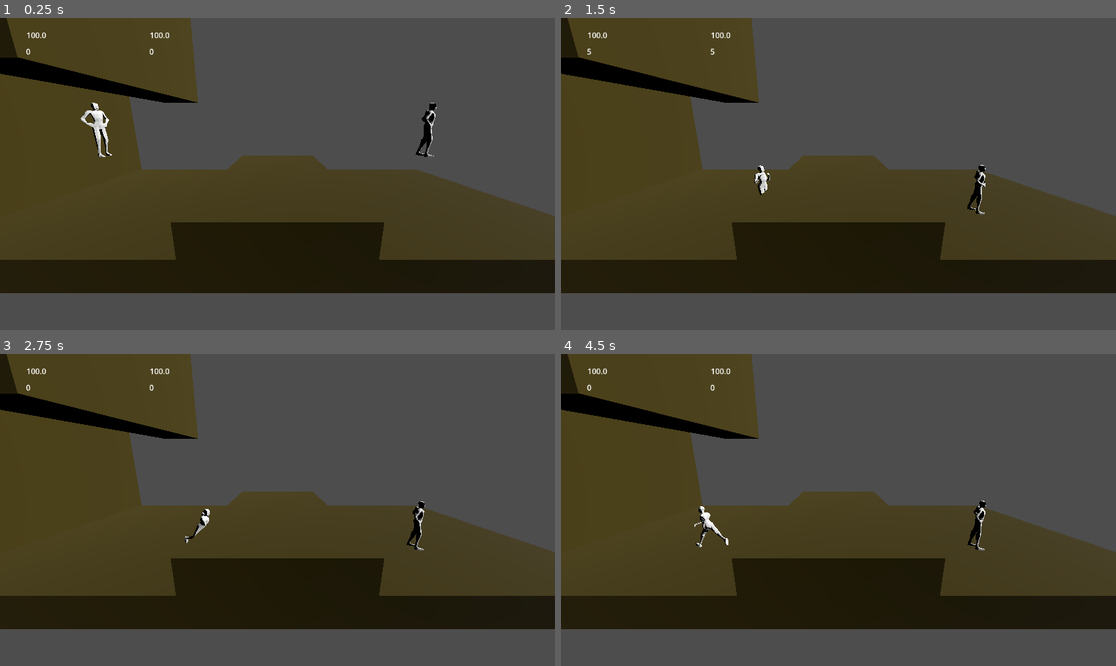
Above: before the commit, frames 1-4 (two rows, left to right).
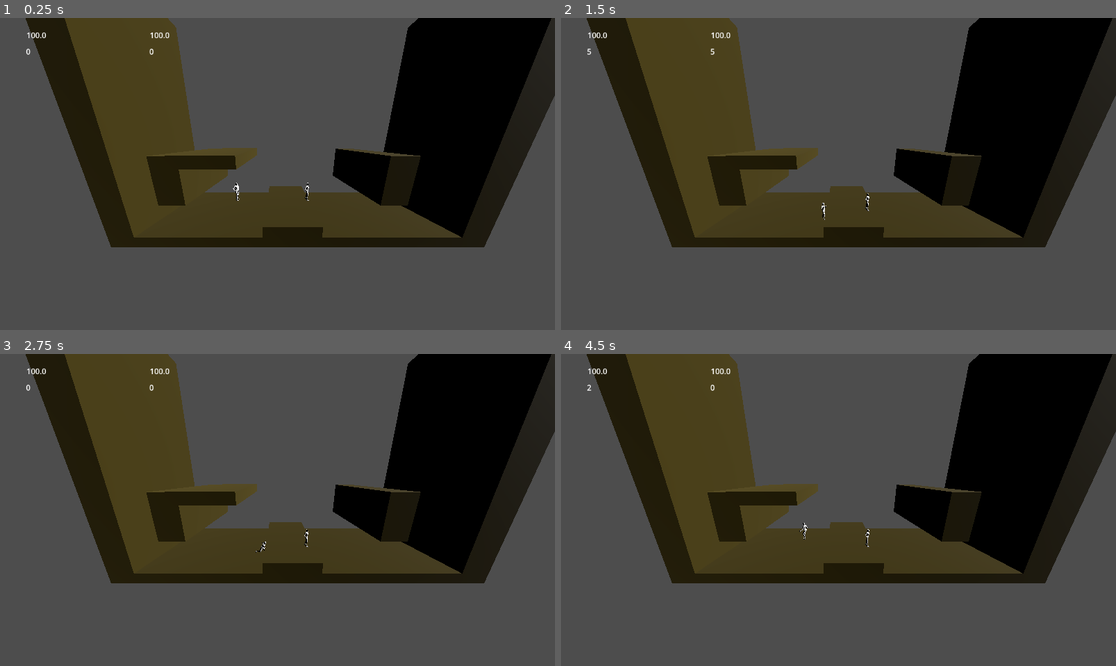
Above: after the commit, the same moments.

Repository: pixelcrust/fighting_game
Game: Godot game, scene res://scenes/world.tscn
Two runs of this game, one before a commit and one after it. Both use one fixed random seed, a clock stepped at 60 frames per second and the inputs below.
Inputs:
- Up to frame 1 (0.25 s): no input
- Up to frame 2 (1.5 s): hold D (key_right_0) 0.53-1.28 s; tap V (key_attack1_0) at 0.6 s; tap W (key_jump_0) at 0.77 s; hold A (key_left_0) from 1.28 s (still down); tap K (key_attack1_1) at 1.35 s
- Up to frame 3 (2.75 s): tap W (key_jump_0) at 1.52 s; release A (key_left_0) at 2.03 s; hold D (key_right_0) from 2.03 s (still down); tap B (key_block_0) at 2.1 s
- Up to frame 4 (4.5 s): tap L (key_block_1) at 2.85 s; tap W (key_jump_0) at 3.02, 3.77 s; release D (key_right_0) at 3.53 s; hold A (key_left_0) from 3.53 s (still down); tap S (key_duck_0) at 3.6 s; tap Down (key_duck_1) at 4.35 s

The runs differ from the first frame. In frame 1, 57% of the frame differs, in the area x 0-100%, y 0-89%; in frame 2, 57%; in frame 3, 57%; in frame 4, 57%.

Commit message:
connected menu to game

Diff:
--- a/scenes/camera.tscn
+++ b/scenes/camera.tscn
@@ -6,3 +6,4 @@
 script = ExtResource("1_cvpoc")
 
 [node name="Camera3D" type="Camera3D" parent="."]
+fov = 100.0
--- a/scenes/world.tscn
+++ b/scenes/world.tscn
@@ -9,18 +9,20 @@
 [node name="World" type="Node3D"]
 
 [node name="CSGBox3D" type="CSGBox3D" parent="."]
+transform = Transform3D(1, 0, 0, 0, 1, 0, 0, 0, 1, 4.109375, 0, 0)
 use_collision = true
-size = Vector3(20, 1, 10)
+size = Vector3(28.21875, 1, 10)
 material = SubResource("StandardMaterial3D_fj7yv")
 
 [node name="test_fighter" parent="." instance=ExtResource("1_f3sb7")]
-transform = Transform3D(-4.37114e-08, 0, 1, 0, 1, 0, -1, 0, -4.37114e-08, -6.13771, 2.94547, 2.18245)
+transform = Transform3D(-4.37114e-08, 0, 1, 0, 1, 0, -1, 0, -4.37114e-08, -1.7926936, 2.94547, 2.18245)
+jump_speed = 5.0
 
 [node name="Camera" parent="." instance=ExtResource("2_fj7yv")]
-transform = Transform3D(1, 0, 0, 0, 0.969544, 0.244918, 0, -0.244918, 0.969544, 0, 3.76418, 9.33338)
+transform = Transform3D(1, 0, 0, 0, 0.969544, 0.244918, 0, -0.244918, 0.969544, 2.2293916, 8.371979, 14.34656)
 
 [node name="CSGBox3D2" type="CSGBox3D" parent="."]
-transform = Transform3D(1, 0, 0, 0, 1, 0, 0, 0, 1, 0, 0.998297, 0)
+transform = Transform3D(1, 0, 0, 0, 1, 0, 0, 0, 1, 3.4813037, 0.998297, 0)
 use_collision = true
 size = Vector3(5, 1, 10)
 material = SubResource("StandardMaterial3D_fj7yv")
@@ -33,13 +35,31 @@
 player = 1
 
 [node name="CSGBox3D3" type="CSGBox3D" parent="."]
-transform = Transform3D(1, 0, 0, 0, 1, 0, 0, 0, 1, -11.754969, 2.5825195, 0)
+transform = Transform3D(1, 0, 0, 0, 1, 0, 0, 0, 1, -10.940271, 10.472809, 0)
 use_collision = true
-size = Vector3(3.8447266, 6.165039, 10)
+size = Vector3(2.215332, 21.945618, 10)
 material = SubResource("StandardMaterial3D_fj7yv")
 
 [node name="CSGBox3D4" type="CSGBox3D" parent="."]
-transform = Transform3D(1, 0, 0, 0, 1, 0, 0, 0, 1, -6.0581865, 7.712398, 0.4189453)
+transform = Transform3D(1, 0, 0, 0, 1, 0, 0, 0, 1, -6.0581865, 5.3938804, 0.4189453)
 use_collision = true
-size = Vector3(2.1295166, 5.4630737, 9.162109)
+size = Vector3(2.1295166, 3.873993, 9.162109)
 material = SubResource("StandardMaterial3D_fj7yv")
+
+[node name="CSGBox3D5" type="CSGBox3D" parent="."]
+transform = Transform3D(1, 0, 0, 0, 1, 0, 0, 0, 1, 18.853537, 10.472809, 0)
+use_collision = true
+size = Vector3(2.215332, 21.945618, 10)
+material = SubResource("StandardMaterial3D_fj7yv")
+
+[node name="CSGBox3D6" type="CSGBox3D" parent="."]
+transform = Transform3D(1, 0, 0, 0, 1, 0, 0, 0, 1, 11.376573, 5.3938804, 0.4189453)
+use_collision = true
+size = Vector3(2.1295166, 3.873993, 9.162109)
+material = SubResource("StandardMaterial3D_fj7yv")
+
+[node name="CSGBox3D7" type="CSGBox3D" parent="."]
+transform = Transform3D(1, 0, 0, 0, 1, 0, 0, 0, 1, -3.2922883, 6.8382463, 0)
+use_collision = true
+size = Vector3(5, 1, 10)
+material = SubResource("StandardMaterial3D_fj7yv")
--- a/ui_elements/opening_menu.tscn
+++ b/ui_elements/opening_menu.tscn
@@ -424,10 +424,11 @@
 [node name="Open_Cam2" parent="." instance=ExtResource("3_vywmo")]
 
 [node name="Skeleton3D" parent="Open_Cam2/Open_Cam" index="0"]
-bones/0/position = Vector3(10.6372, 0.196431, 19.0272)
+bones/0/position = Vector3(-2.3710003, 1.55073, 5.7992706)
+bones/0/rotation = Quaternion(-0.06400581, -0.38012806, 0.016497903, 0.9225691)
 
 [node name="Camera" parent="Open_Cam2/Open_Cam/Skeleton3D" index="0"]
-transform = Transform3D(0.8018589, 0.14414027, 0.57986706, 3.427267e-07, 0.97046685, -0.24123399, -0.59751344, 0.19343582, 0.77817744, 10.6372, 0.196431, 19.0272)
+transform = Transform3D(0.99004054, -0.015994385, -0.13987067, 0.00035708398, 0.99380726, -0.11111562, 0.14078182, 0.10995902, 0.98391527, -2.3710003, 1.55073, 5.7992706)
 
 [node name="Camera" parent="Open_Cam2/Open_Cam/Skeleton3D/Camera" index="0"]
 environment = SubResource("Environment_vywmo")
@@ -557,7 +558,7 @@
 [node name="Arena_01" type="Button" parent="Menu_Mode/Arenas/HBoxContainer"]
 layout_mode = 2
 theme = ExtResource("2_o8rub")
-text = "My name is That Guy"
+text = "World One"
 
 [node name="Characters" type="Control" parent="Menu_Mode"]
 layout_mode = 3
@@ -567,11 +568,15 @@
 
 [node name="HBoxContainer" type="HBoxContainer" parent="Menu_Mode/Characters"]
 layout_mode = 0
-offset_right = 40.0
-offset_bottom = 40.0
+offset_left = 70.0
+offset_top = 304.0
+offset_right = 253.0
+offset_bottom = 344.0
 
 [node name="Usher" type="Button" parent="Menu_Mode/Characters/HBoxContainer"]
 layout_mode = 2
+theme = ExtResource("2_o8rub")
+text = "John Brown"
 
 [node name="Online_Connect" type="Control" parent="Menu_Mode"]
 layout_mode = 3
@@ -615,6 +620,7 @@
 [connection signal="pressed" from="Menu_Mode/Number_Players/HBoxContainer/3_player_btn" to="." method="_on_three_player_pressed"]
 [connection signal="pressed" from="Menu_Mode/Number_Players/HBoxContainer/4_player_btn" to="." method="_on_four_player_pressed"]
 [connection signal="pressed" from="Menu_Mode/Arenas/HBoxContainer/Arena_01" to="." method="_on_arena_01_pressed"]
+[connection signal="pressed" from="Menu_Mode/Characters/HBoxContainer/Usher" to="." method="_on_usher_pressed"]
 [connection signal="pressed" from="Menu_Mode/Online_Connect/HBoxContainer/Pass" to="." method="_on_pass_pressed"]
 
 [editable path="Open_Theater2"]
--- a/ui_elements/start_menu.gd
+++ b/ui_elements/start_menu.gd
@@ -27,6 +27,7 @@
 	num_player.visible = false
 	arena.visible = false
 	connect.visible = false
+	characters.visible = false
 
 func _process(_delta: float) -> void:
 	if mode_set_ready == true:
@@ -111,3 +112,7 @@
 
 func _on_animation_player_door_finished(anim_name: StringName) -> void:
 	pass # Replace with function body.
+
+
+func _on_usher_pressed() -> void:
+	get_tree().change_scene_to_file("res://scenes/world.tscn")
